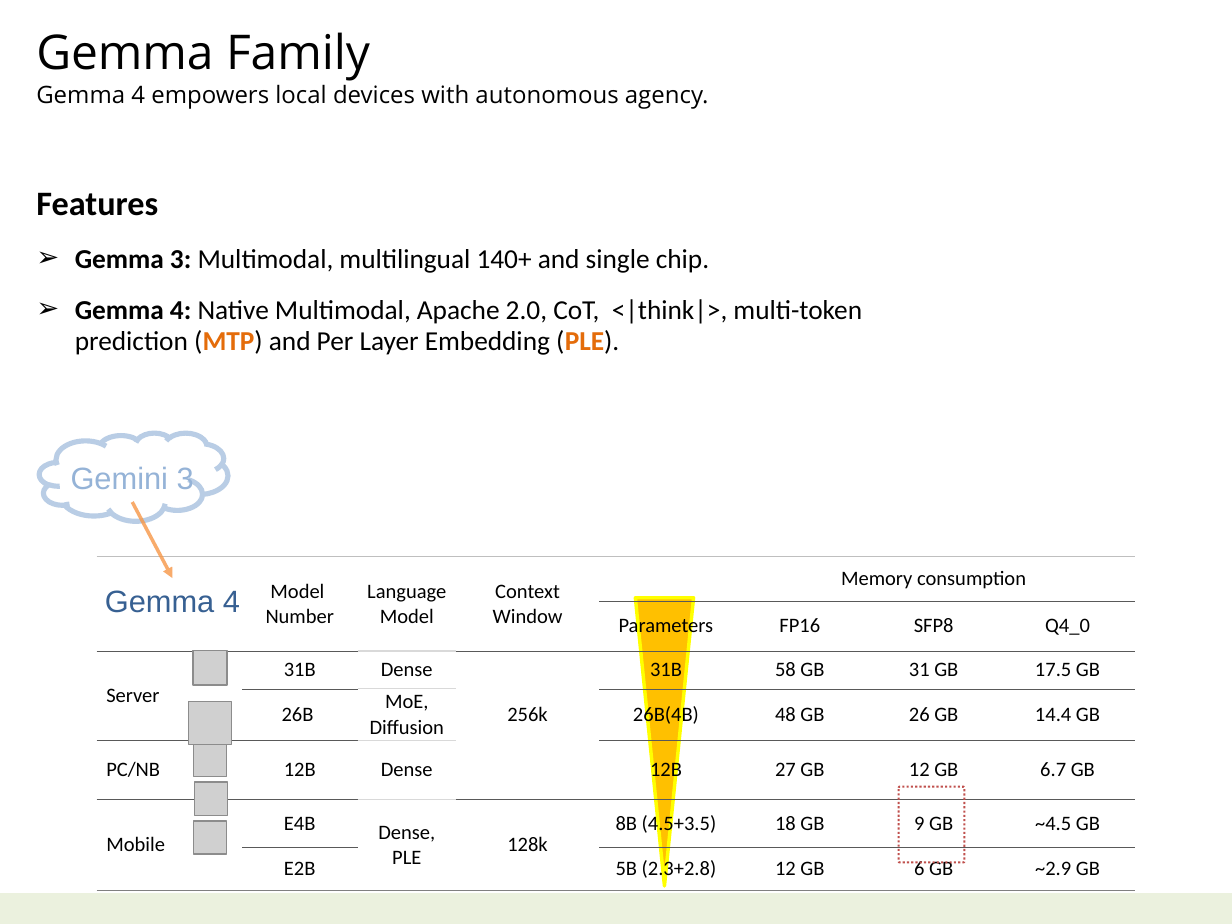
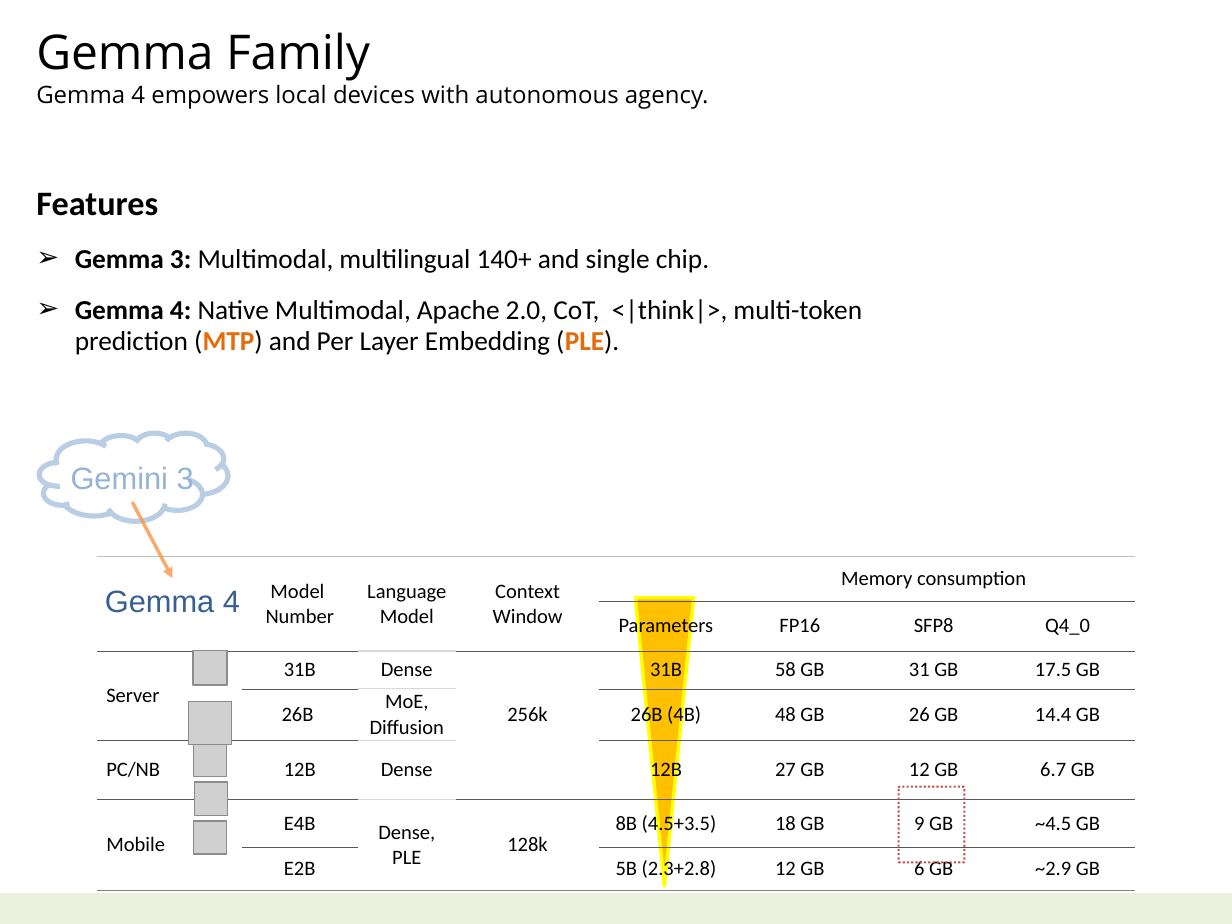
Before and after one commit to navibator/crazy-ai, a slide deck: slide 29 of ai.pptx. Drawn at 1232x924 pixels with LibreOffice and Linux fonts; fonts in the diff are those of the drawing; grey boxes stand for pictures. Boxes give left, top, right and bottom in pixels: in the first picture for what was removed or moved away, otherwise in the second. Text is boxed around its words. In the diff, an @@ line names an element or a change of style, - is before the commit and + after.

```diff
--- a/ai.pptx
+++ b/ai.pptx
@@ table at [96,557,1136,885] @@
-row 4, column 5: 26B(4B)
+row 4, column 5: 26B (4B)
```
Also in this commit, not shown: 1 other slide changed, 1 slide added, 3 other files.
